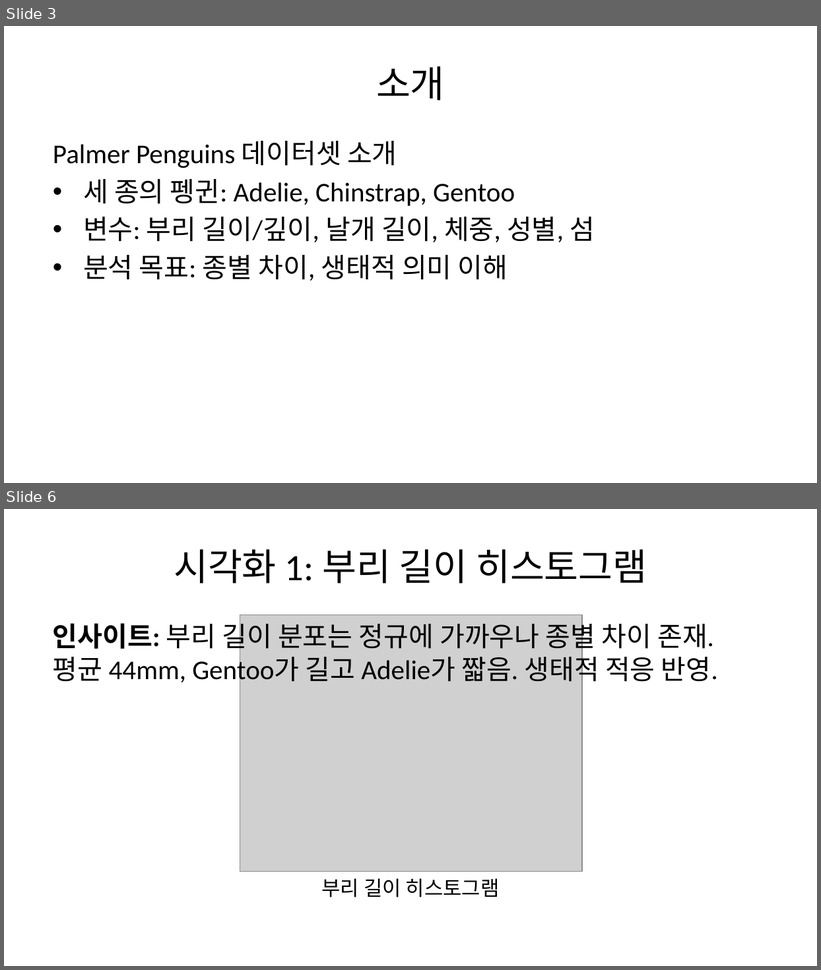
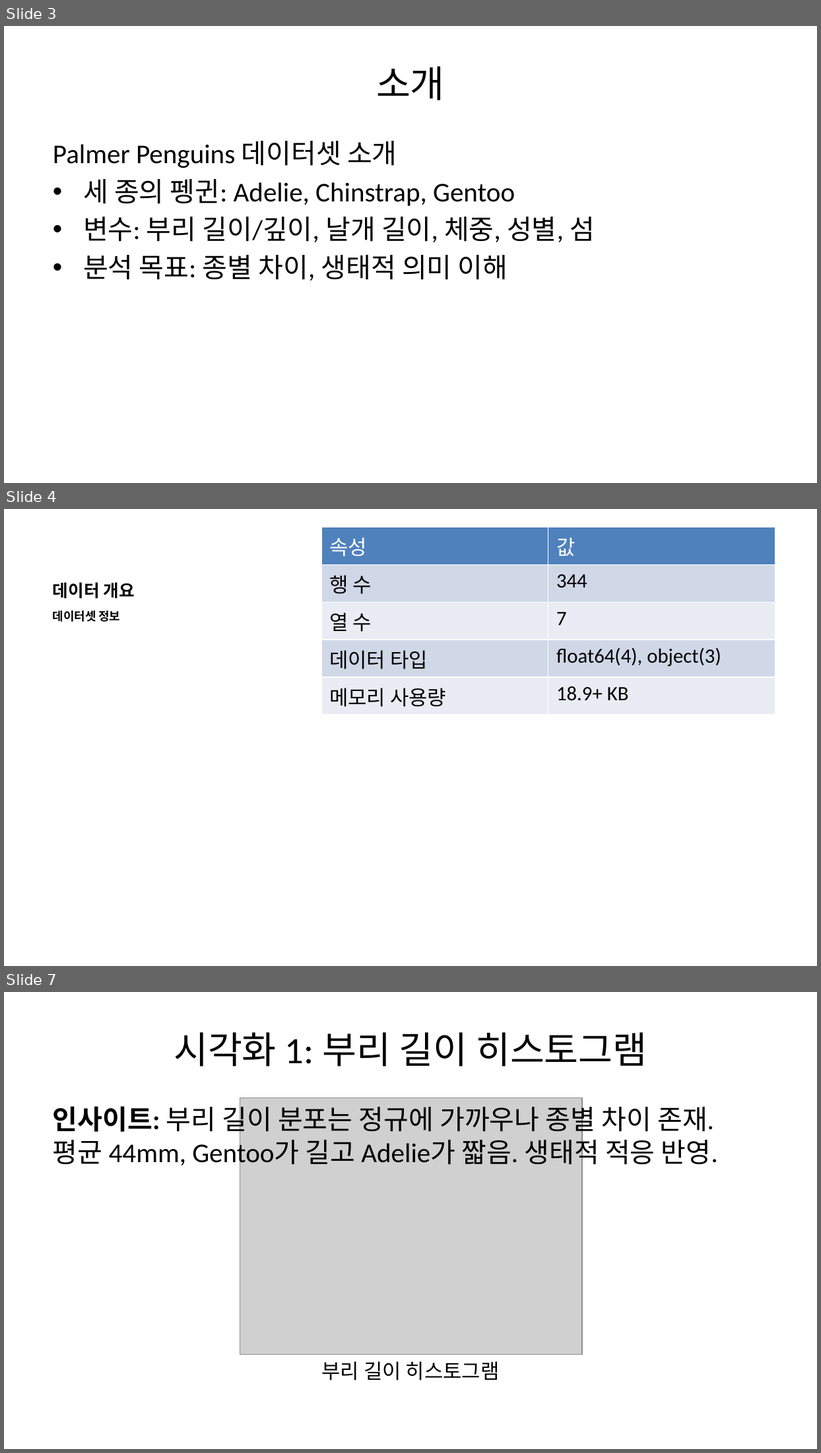
Before and after one commit to ahn19333-commits/ICB_SLIDE, a slide deck: penguin_slides.pptx. Shown one above the other, each under a label of ours: slides 3 and 6 before the commit, slides 3, 4 and 7 after it; the slides between them are not shown. The pictures are 821x970 and 821x1453 pixels, drawn with LibreOffice and Linux fonts; fonts in the diff are those of the drawing; grey boxes stand for pictures. Boxes give left, top, right and bottom in pixels: in the first picture for what was removed or moved away, otherwise in the second. Text is boxed around its words. In the diff, an @@ line names an element or a change of style, - is before the commit and + after.

Commit message:
슬라이드 마크다운 및 PPTX 업데이트: 표 개선, 발표자 노트 확장

```diff
--- a/penguin_slides.pptx
+++ b/penguin_slides.pptx
@@ slide 4 added at <box>4,509,817,966</box>, background #FFFFFF @@
@@ table added at <box>321,527,775,916</box>, 5 rows, 2 columns @@
+속성 | 값
+행 수 | 344
+열 수 | 7
+데이터 타입 | float64(4), object(3)
+메모리 사용량 | 18.9+ KB
@@ title added at <box>53,582,135,599</box>, 15 pt, text #000000, bold @@
+데이터 개요
@@ text added at <box>53,611,121,622</box>, 10.5 pt, text #000000, bold @@
+데이터셋 정보
@@ what was slide 6 is now slide 7 @@
```
Also in this commit, not shown: 4 slides changed, 6 other slides added, 2 slides removed, 1 other file.
